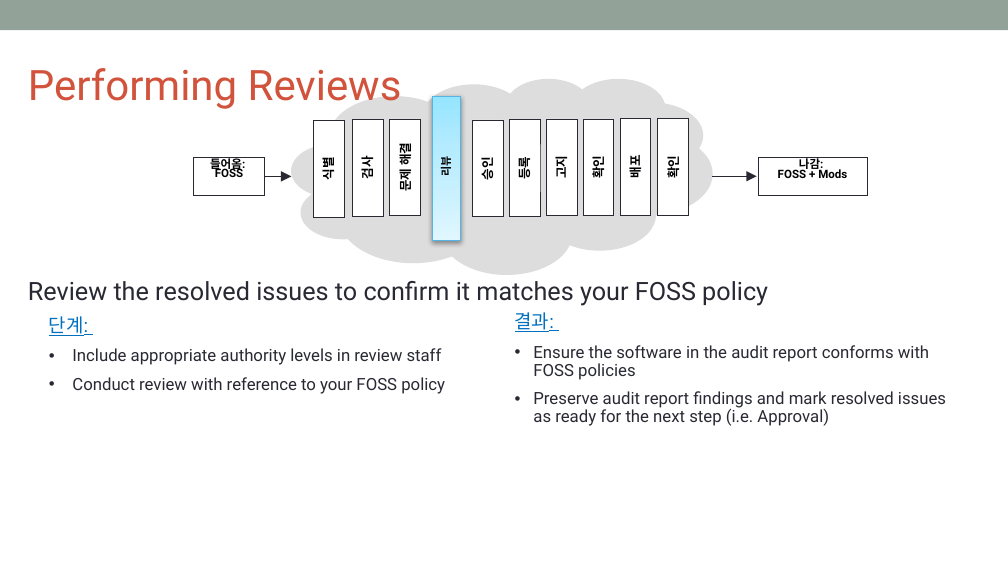
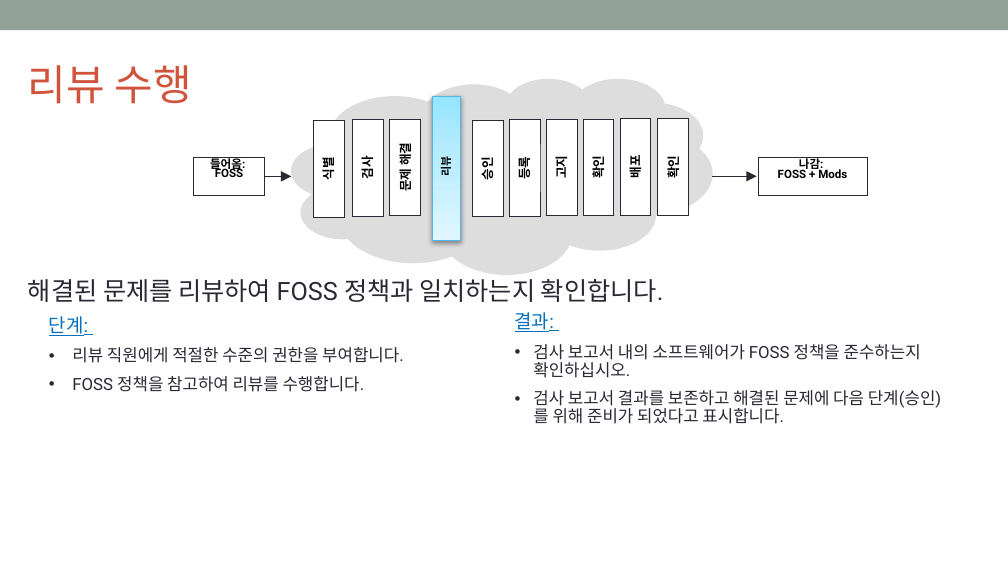
Before and after one commit to OpenChain-KWG/Curriculum-Translation-KR, a slide deck: slide 60 of target/slides/openchain-curriculum-for-1-1.pptx. Drawn at 1008x567 pixels with LibreOffice and Linux fonts; fonts in the diff are those of the drawing; background and template pictures are left out. Boxes give left, top, right and bottom in pixels: in the first picture for what was removed or moved away, otherwise in the second. Text is boxed around its words. In the diff, an @@ line names an element or a change of style, - is before the commit and + after.

```diff
--- a/target/slides/openchain-curriculum-for-1-1.pptx
+++ b/target/slides/openchain-curriculum-for-1-1.pptx
@@ text at (x1=28, y1=65, x2=191, y2=104): text changed @@
-Performing Reviews
+리뷰 수행
@@ text at (x1=28, y1=279, x2=664, y2=302): text changed @@
-Review the resolved issues to confirm it matches your FOSS policy
+해결된 문제를 리뷰하여 FOSS 정책과 일치하는지 확인합니다.
@@ text at (x1=72, y1=347, x2=404, y2=392): text changed @@
-• Include appropriate authority levels in review staff
-• Conduct review with reference to your FOSS policy
+• 리뷰 직원에게 적절한 수준의 권한을 부여합니다.
+• FOSS 정책을 참고하여 리뷰를 수행합니다.
@@ text at (x1=533, y1=344, x2=942, y2=424): text changed @@
-• Ensure the software in the audit report conforms with FOSS policies
-• Preserve audit report findings and mark resolved issues as ready for the next step (i.e. Approval)
+• 검사 보고서 내의 소프트웨어가 FOSS 정책을 준수하는지 확인하십시오.
+• 검사 보고서 결과를 보존하고 해결된 문제에 다음 단계(승인)를 위해 준비가 되었다고 표시합니다.
```
Also in this commit, not shown: 4 other slides changed, 7 other files.
